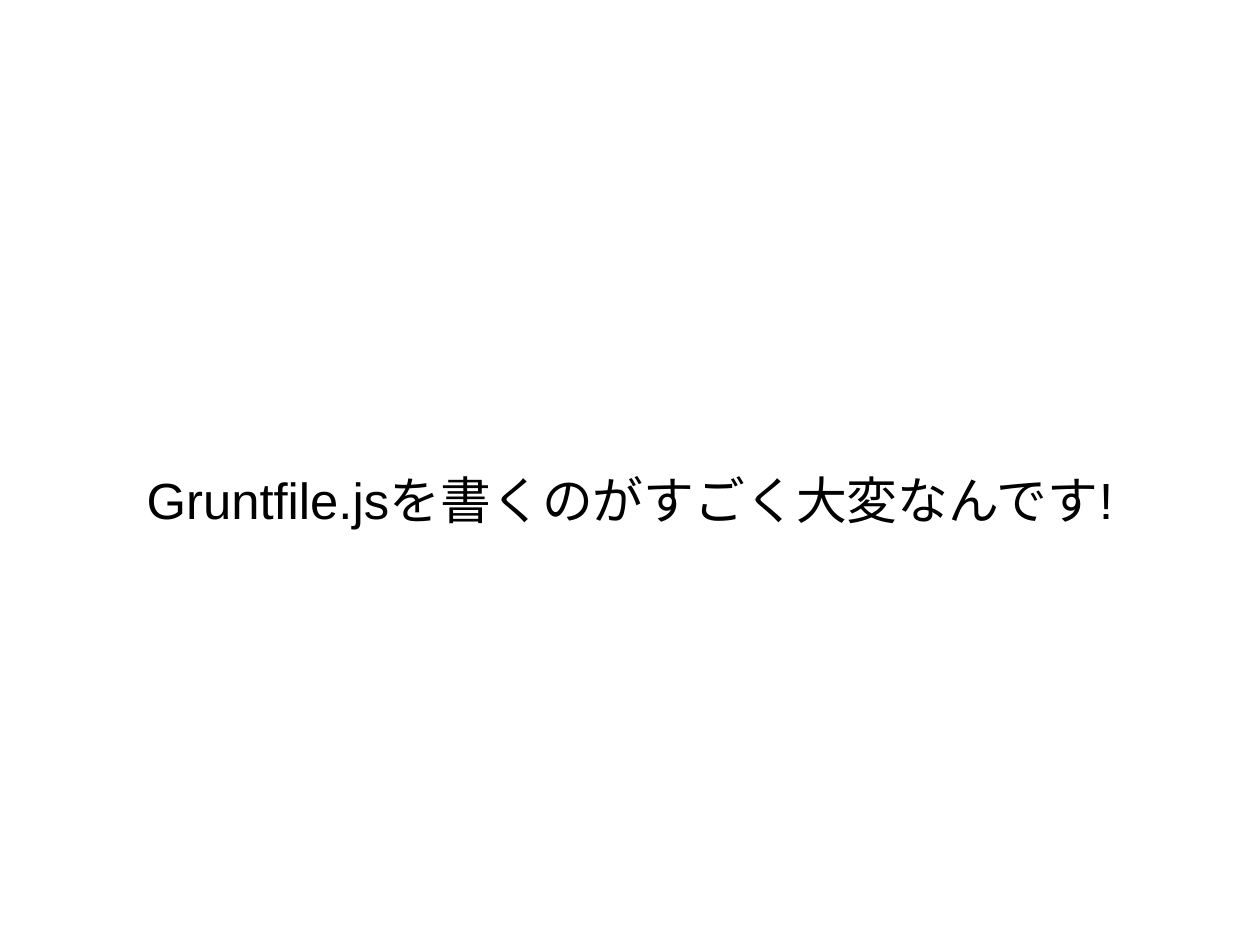
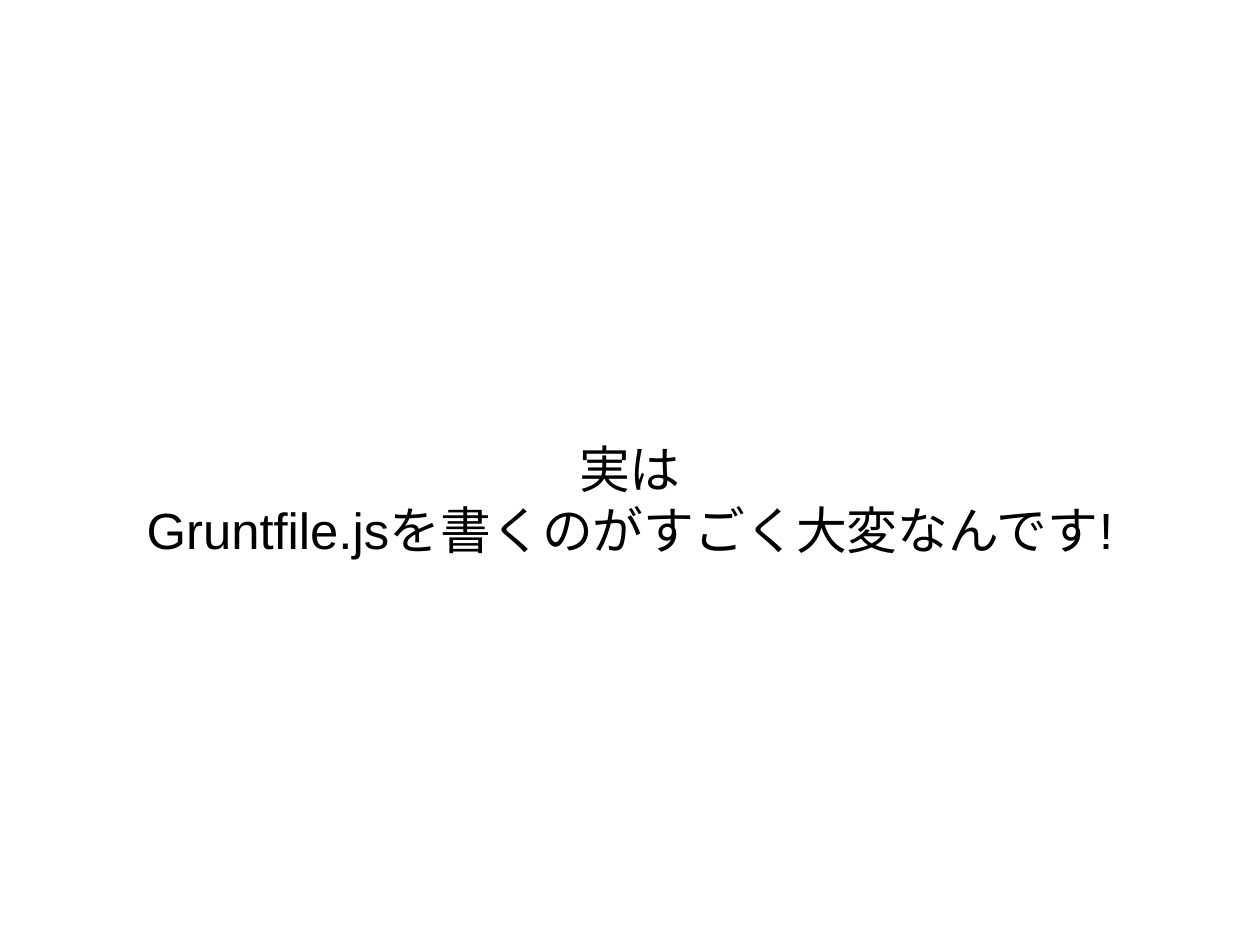
Before and after one commit to masakura/yeoman-presentation, a slide deck: slide 42 of yeoman-presentation.odp. Drawn at 1260x945 pixels with LibreOffice and Linux fonts; fonts in the diff are those of the drawing; background and template pictures are left out. Boxes give left, top, right and bottom in pixels: in the first picture for what was removed or moved away, otherwise in the second. Text is boxed around its words. In the diff, an @@ line names an element or a change of style, - is before the commit and + after.

```diff
--- a/yeoman-presentation.odp
+++ b/yeoman-presentation.odp
@@ subtitle at [579,445,681,492]: paragraph added @@
+実は
```
Also in this commit, not shown: 10 other slides changed, 11 slides added.
